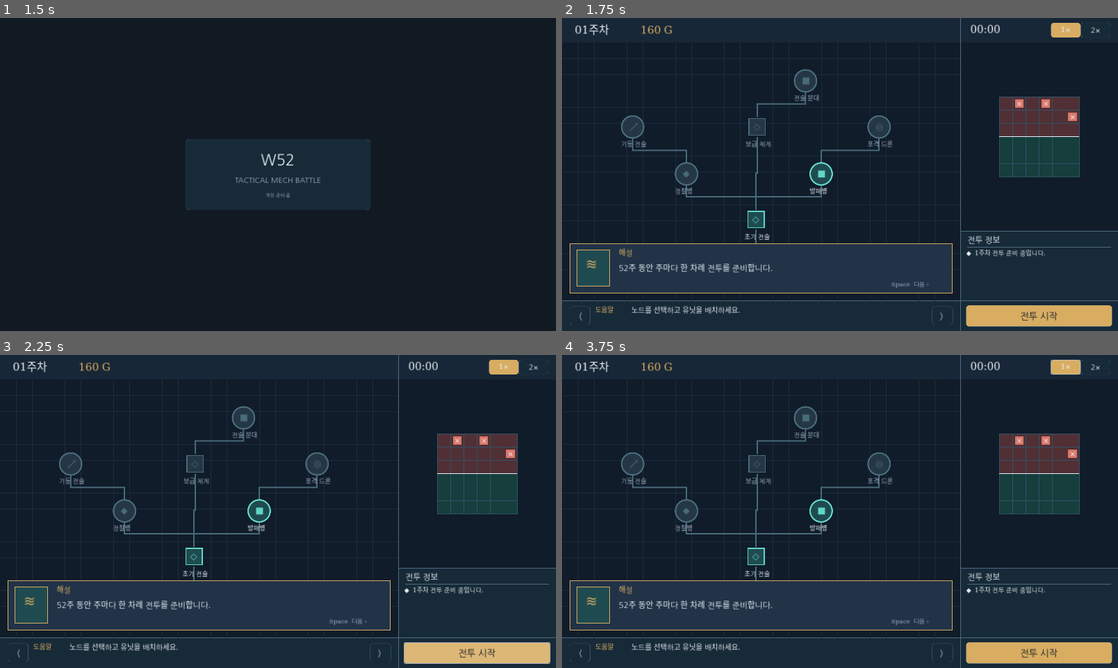
Above: before the commit, frames 1-4 (two rows, left to right).
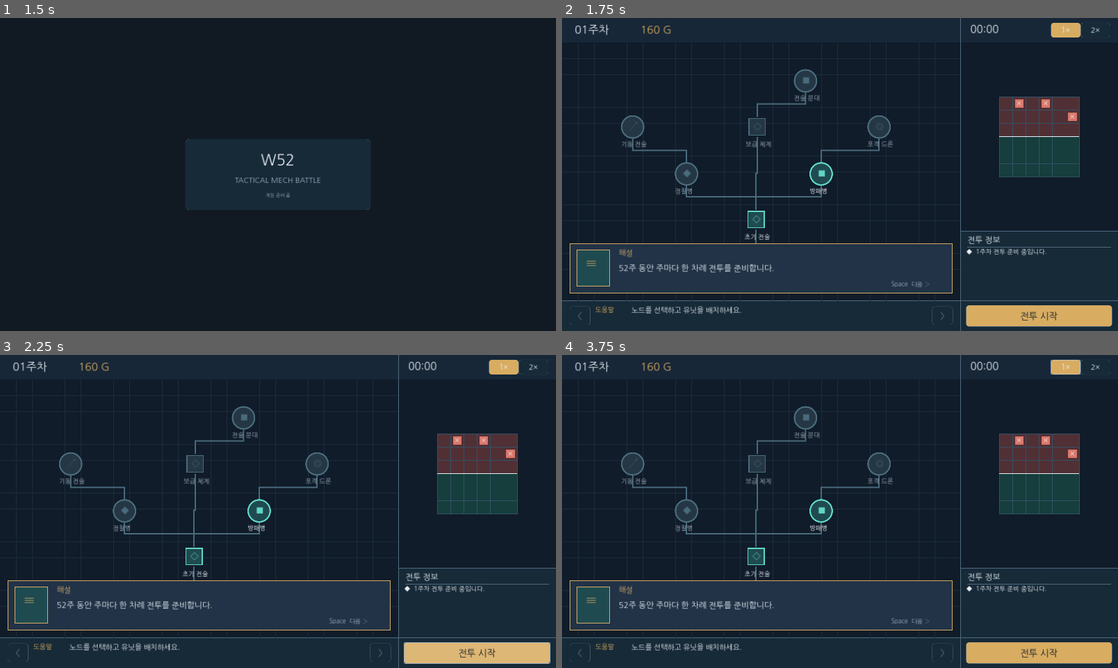
Above: after the commit, the same moments.

Repository: xcliming-svg/w52
Game: Godot game, scene res://main.tscn
Same seed, same stepped clock (60 frames per second), same inputs: the game is played once before the commit and once after it.
Inputs (mouse positions are in pixels of both pictures, inside the frame that each line leads up to):
- Up to frame 1 (1.5 s): tap Enter at 0.5 s; move the mouse to (400, 158) at 0.52 s; click (400, 158) at 0.67 s; tap Space at 0.77, 1.25 s; move the mouse to (166, 190) at 1.27 s; click (166, 190) at 1.42 s
- Up to frame 2 (1.75 s): tap Space at 1.52 s
- Up to frame 3 (2.25 s): click "전투 시작" at 2 s
- Up to frame 4 (3.75 s): click "전투 시작" at 2.75 s; click "1×" at 3.5 s

Frame 1 is identical in both runs. In frame 2, 1.2% of the frame differs, in the area x 2-97%, y 2-97%; in frame 3, 1.2%; in frame 4, 1.2%.

Commit message:
fix: bundle selected Nanum Gothic ranges for new Korean UI and symbols

Diff:
--- a/main.gd
+++ b/main.gd
@@ -9,6 +9,7 @@
 const SaveStore = preload("res://scripts/save_manager.gd")
 const SettingsStore = preload("res://scripts/settings_manager.gd")
 const KOREAN_UI_FONT: Font = preload("res://assets/fonts/ui_ko_subset.woff2")
+const KOREAN_FONT_PARTS := [19, 96, 98, 101, 103, 105, 106, 108, 109, 110, 111, 112, 113, 114, 115, 116, 117, 118, 119]
 
 enum GameState { TITLE, MAIN_MENU, PLAYING, PAUSED, DEFEAT }
 
@@ -23,7 +24,15 @@
 
 func _ready() -> void:
     # Web builds do not reliably provide system CJK font fallbacks.
-    # Apply the bundled Korean UI font to all child controls, including CheckButton.
+    # Include only the licensed Nanum Gothic Unicode ranges used by the new UI.
+    var fallback_fonts: Array[Font] = []
+    for part in KOREAN_FONT_PARTS:
+        var font := load("res://assets/fonts/nanum-%d.woff2" % part) as Font
+        if font == null:
+            push_error("Missing bundled Korean glyph subset: %d" % part)
+        else:
+            fallback_fonts.append(font)
+    KOREAN_UI_FONT.set_fallbacks(fallback_fonts)
     var ui_theme := Theme.new()
     ui_theme.default_font = KOREAN_UI_FONT
     theme = ui_theme
--- a/scripts/game.gd
+++ b/scripts/game.gd
@@ -561,7 +561,7 @@
     _box(area, UI.DIALOGUE_PANEL, UI.GOLD)
     _box(Rect2(52, 800, 112, 125), UI.NODE_FILL, UI.GOLD)
     var speaker := "해설" if dialogue_index == 0 or dialogue_index == 2 or dialogue_index == 4 else "작전 참모"
-    _text("≋" if speaker == "해설" else "◆", Vector2(83, 815), 48, UI.GOLD)
+    _text("≡" if speaker == "해설" else "◆", Vector2(83, 815), 48, UI.GOLD)
     _text(speaker, Vector2(196, 793), 26, UI.GOLD)
     var text_lines := _dialogue_content()
     _text(text_lines[min(dialogue_index, DIALOGUE_COUNT - 1)], Vector2(196, 845), 28)
Binary file added: assets/fonts/nanum-101.woff2
Binary file added: assets/fonts/nanum-103.woff2
Binary file added: assets/fonts/nanum-105.woff2
Binary file added: assets/fonts/nanum-106.woff2
Binary file added: assets/fonts/nanum-108.woff2
Binary file added: assets/fonts/nanum-109.woff2
Binary file added: assets/fonts/nanum-110.woff2
Binary file added: assets/fonts/nanum-111.woff2
Binary file added: assets/fonts/nanum-112.woff2
Binary file added: assets/fonts/nanum-113.woff2
Binary file added: assets/fonts/nanum-114.woff2
Binary file added: assets/fonts/nanum-115.woff2
(and 8 more such lines)
